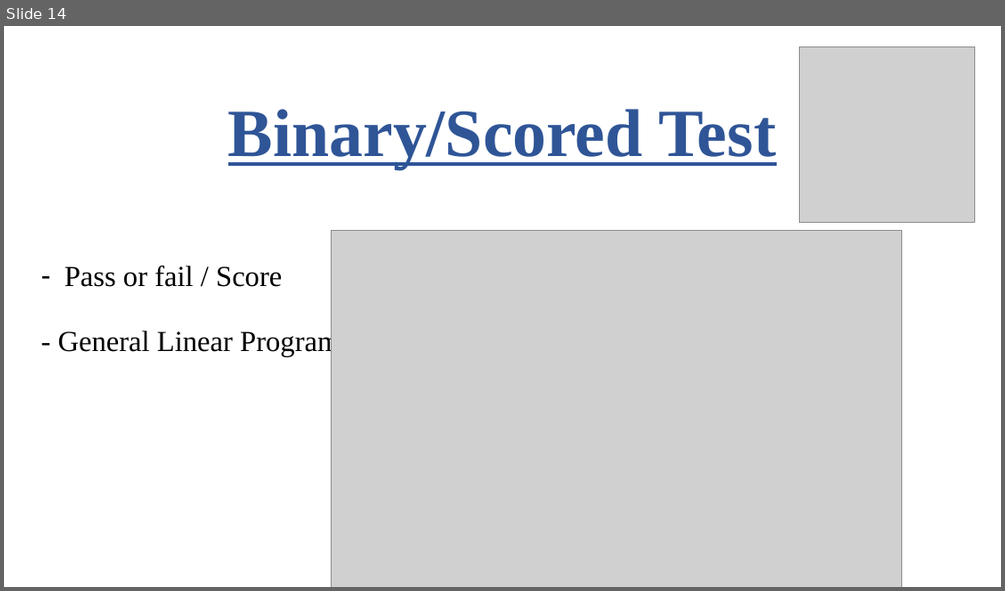
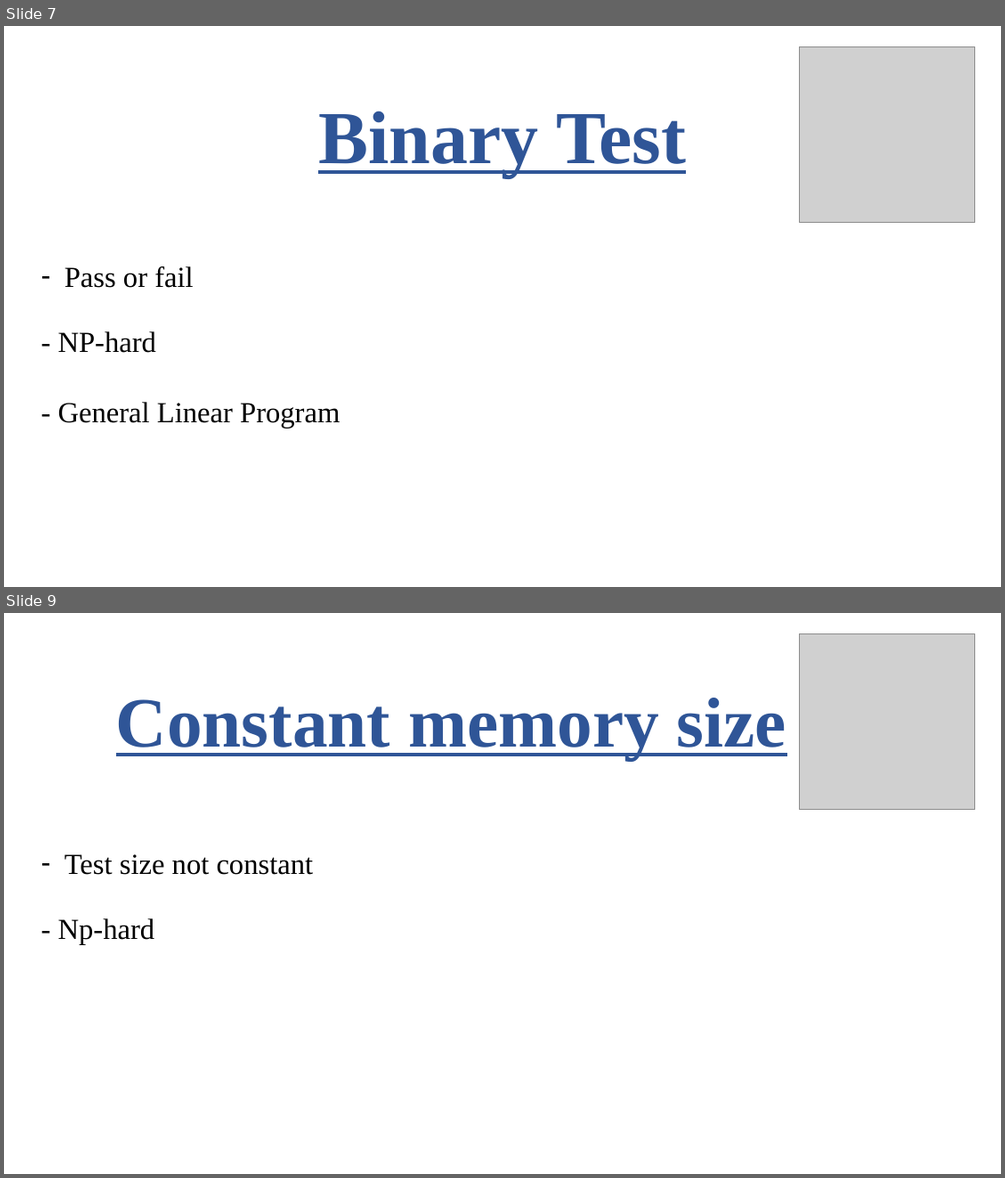
Before and after one commit to robinengels/Anglais, a slide deck: Anglais.pptx. Shown one above the other, each under a label of ours: slide 14 before the commit, slides 7 and 9 after it; the slides between them are not shown. The pictures are 1005x591 and 1005x1178 pixels, drawn with LibreOffice and Linux fonts; fonts in the diff are those of the drawing; grey boxes stand for pictures. Boxes give left, top, right and bottom in pixels: in the first picture for what was removed or moved away, otherwise in the second. Text is boxed around its words. In the diff, an @@ line names an element or a change of style, - is before the commit and + after.

```diff
--- a/Anglais.pptx
+++ b/Anglais.pptx
@@ slide 9 added at (x1=4, y1=613, x2=1001, y2=1174), background #FFFFFF @@
@@ picture added at (x1=800, y1=634, x2=975, y2=809) @@
@@ text added at (x1=116, y1=698, x2=786, y2=761), 68 pt, text #2F5597, bold, underline @@
+Constant memory size
@@ text added at (x1=65, y1=854, x2=314, y2=875), 28 pt, text #000000 @@
+– Test size not constant
@@ text added at (x1=58, y1=918, x2=155, y2=944), 28 pt, text #000000 @@
+- Np-hard
@@ what was slide 14 is now slide 7 @@
@@ slide 7 changed as well @@
@@ text at (x1=318, y1=111, x2=686, y2=177): text changed; size 65 to 72 pt @@
-Binary/Scored Test
+Binary Test
@@ picture removed at (x1=331, y1=230, x2=901, y2=587) @@
@@ text at (x1=65, y1=266, x2=193, y2=288): text changed @@
-– Pass or fail / Score
+– Pass or fail
@@ text added at (x1=58, y1=331, x2=157, y2=353), 28 pt, text #000000 @@
+- NP-hard
@@ text "- General Linear Program" moved from (x1=58, y1=329, x2=340, y2=357) to (x1=58, y1=402, x2=340, y2=428) @@
```
Also in this commit, not shown: 5 other slides changed, 4 other slides added, 14 slides removed.
